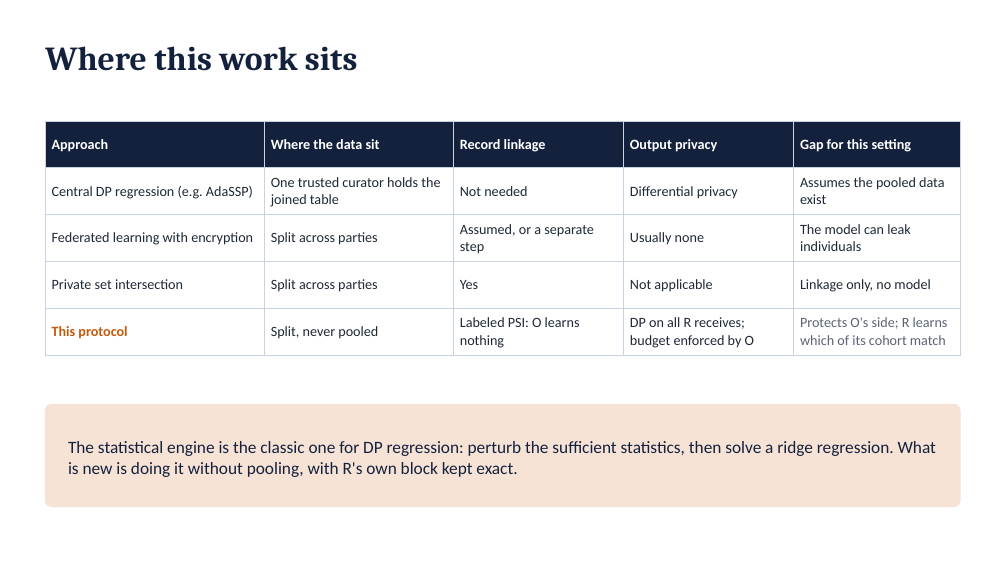
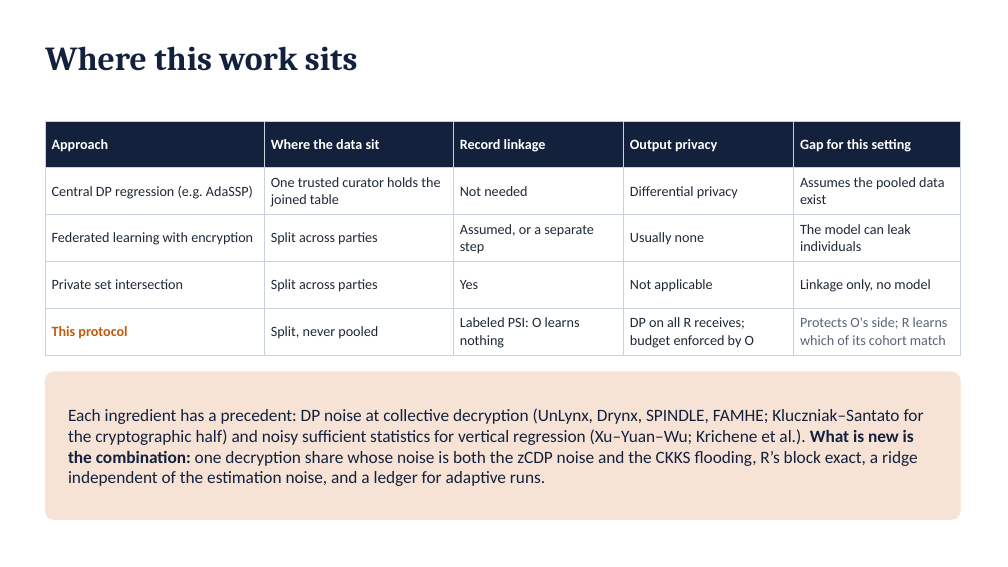
Before and after one commit to shukabh/VerticalFederatedRegression, a slide deck: slide 8 of slides/vfl_intro_deck.pptx. Drawn at 1008x567 pixels with LibreOffice and Linux fonts; fonts in the diff are those of the drawing. Boxes give left, top, right and bottom in pixels: in the first picture for what was removed or moved away, otherwise in the second. Text is boxed around its words. In the diff, an @@ line names an element or a change of style, - is before the commit and + after.

```diff
--- a/slides/vfl_intro_deck.pptx
+++ b/slides/vfl_intro_deck.pptx
@@ rounded rectangle: place and size @@
-rounded rectangle at (45, 405, 960, 507)
+rounded rectangle at (45, 372, 960, 520)
@@ text at (68, 408, 924, 486): text changed @@
-The statistical engine is the classic one for DP regression: perturb the sufficient statistics, then solve a ridge regression. What is new is doing it without pooling, with R's own block kept exact.
+Each ingredient has a precedent: DP noise at collective decryption (UnLynx, Drynx, SPINDLE, FAMHE; Kluczniak–Santato for the cryptographic half) and noisy sufficient statistics for vertical regression (Xu–Yuan–Wu; Krichene et al.). What is new is the combination: one decryption share whose noise is both the zCDP noise and the CKKS flooding, R’s block exact, a ridge independent of the estimation noise, and a ledger for adaptive runs.
```
Also in this commit, not shown: 24 other slides changed, 12 slides added, 5 slides removed, 1 other file.
